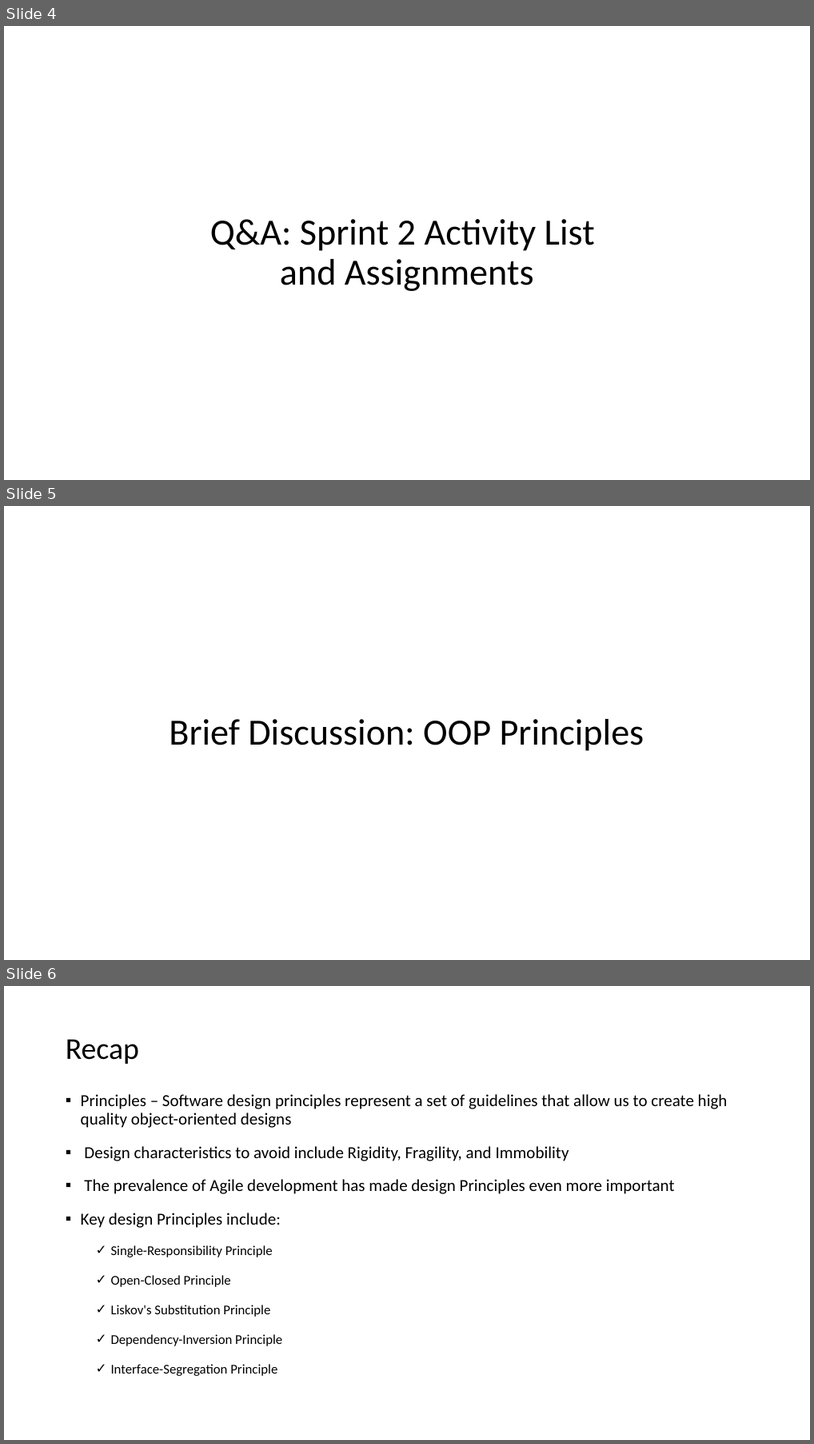
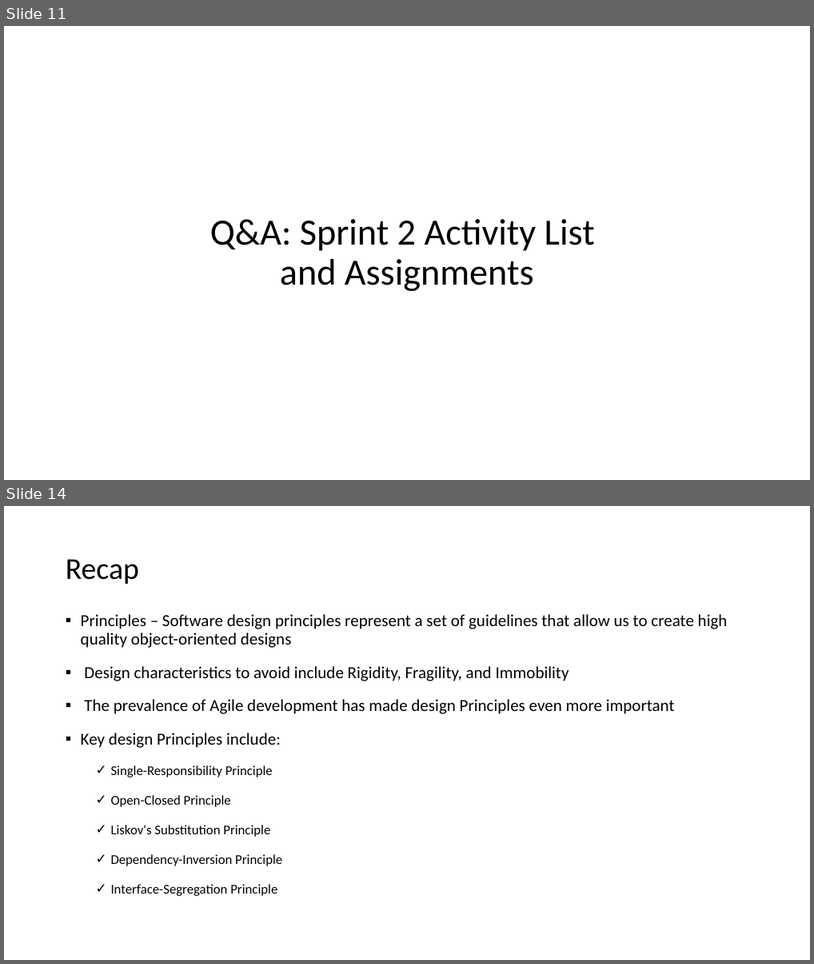
Before and after one commit to EricJPogue/CPSC-24500, a slide deck: lecture-slides/2019-09-18-oop.pptx. Shown one above the other, each under a label of ours: slides 4, 5 and 6 before the commit, slides 11 and 14 after it; the slides between them are not shown. The pictures are 814x1444 and 814x964 pixels, drawn with LibreOffice and Linux fonts; fonts in the diff are those of the drawing. Boxes give left, top, right and bottom in pixels: in the first picture for what was removed or moved away, otherwise in the second. Text is boxed around its words. In the diff, an @@ line names an element or a change of style, - is before the commit and + after.

```diff
--- a/lecture-slides/2019-09-18-oop.pptx
+++ b/lecture-slides/2019-09-18-oop.pptx
@@ slide 5 removed at (4, 506, 810, 960), background #FFFFFF @@
@@ title removed at (169, 719, 645, 751) @@
-Brief Discussion: OOP Principles
@@ what was slide 4 is now slide 11 @@
@@ what was slide 6 is now slide 14 @@
```
Also in this commit, not shown: 2 slides changed, 8 slides added, 2 other slides removed.
